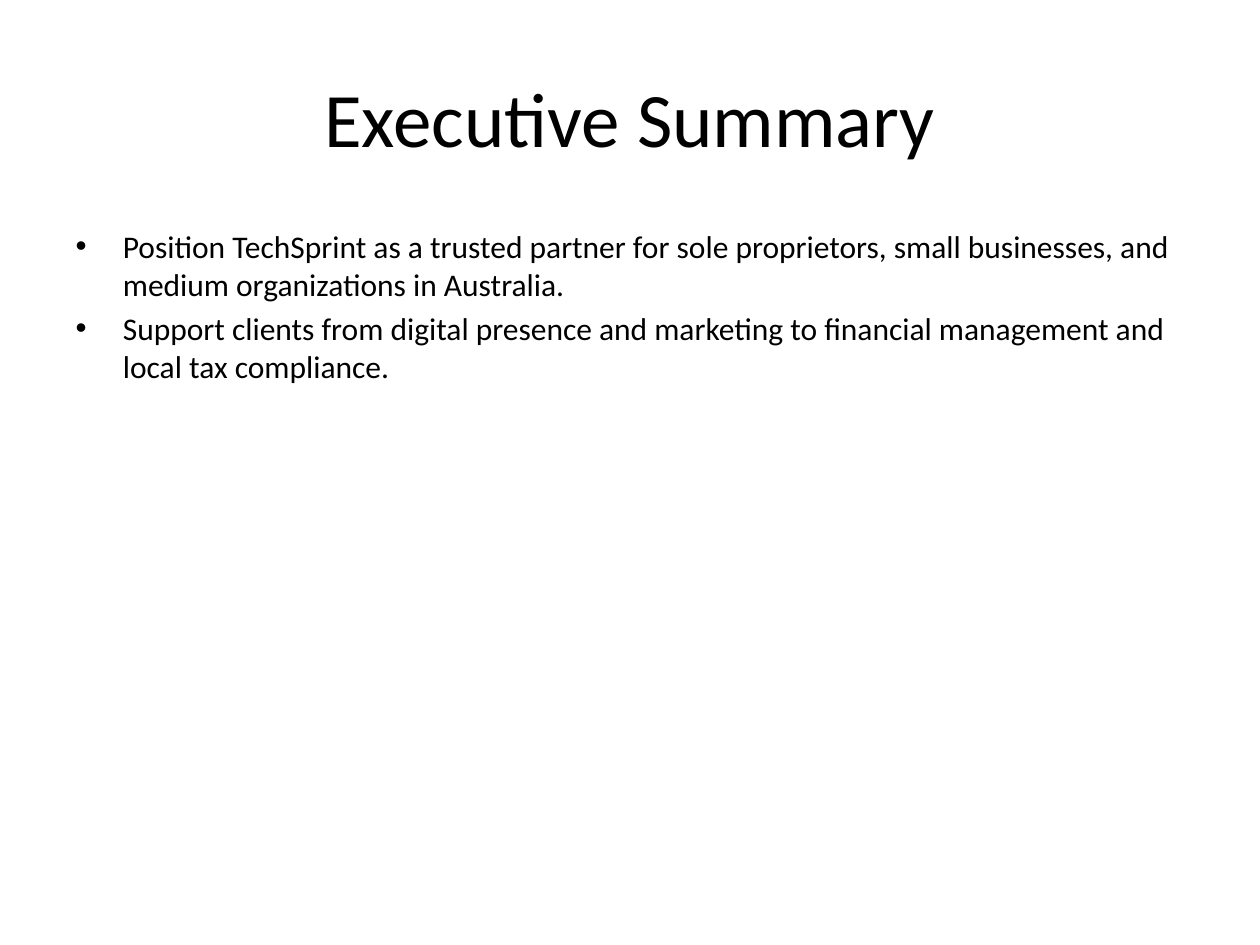
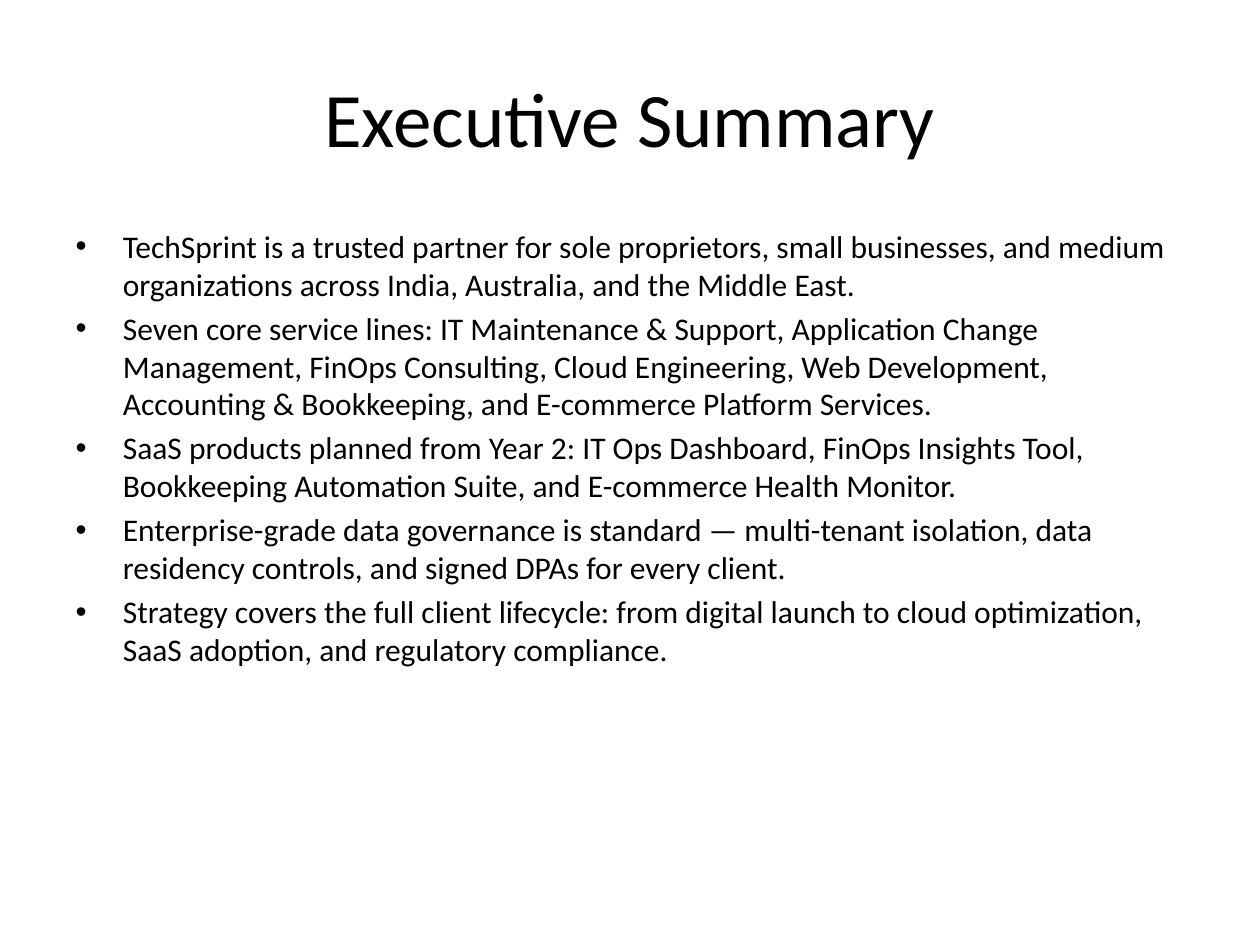
Before and after one commit to rajendran30/techsprint, a slide deck: slide 2 of marketing-strategy.pptx. Drawn at 1260x945 pixels with LibreOffice and Linux fonts; fonts in the diff are those of the drawing. Boxes give left, top, right and bottom in pixels: in the first picture for what was removed or moved away, otherwise in the second. Text is boxed around its words. In the diff, an @@ line names an element or a change of style, - is before the commit and + after.

Commit message:
Added value additions and combined Cloud consulting and Finops into one category

```diff
--- a/marketing-strategy.pptx
+++ b/marketing-strategy.pptx
@@ text at box(123, 236, 1164, 667): text changed @@
-• Position TechSprint as a trusted partner for sole proprietors, small businesses, and medium organizations in Australia.
-• Support clients from digital presence and marketing to financial management and local tax compliance.
+• TechSprint is a trusted partner for sole proprietors, small businesses, and medium organizations across India, Australia, and the Middle East.
+• Seven core service lines: IT Maintenance & Support, Application Change Management, FinOps Consulting, Cloud Engineering, Web Development, Accounting & Bookkeeping, and E-commerce Platform Services.
+• SaaS products planned from Year 2: IT Ops Dashboard, FinOps Insights Tool, Bookkeeping Automation Suite, and E-commerce Health Monitor.
+• Enterprise-grade data governance is standard — multi-tenant isolation, data residency controls, and signed DPAs for every client.
+• Strategy covers the full client lifecycle: from digital launch to cloud optimization, SaaS adoption, and regulatory compliance.
```
Also in this commit, not shown: 8 other slides changed, 1 slide added, 8 other files.
